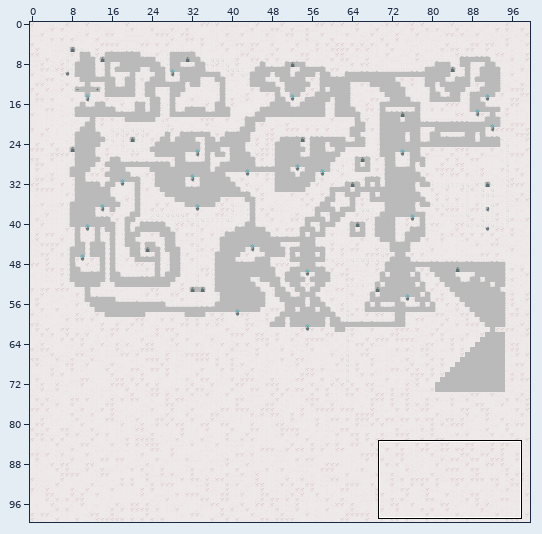
One commit to this Tiled map: tmx/map.tmx. The first picture is a wide view before the edit; the outline marks the close-up.
Close-up. Before:
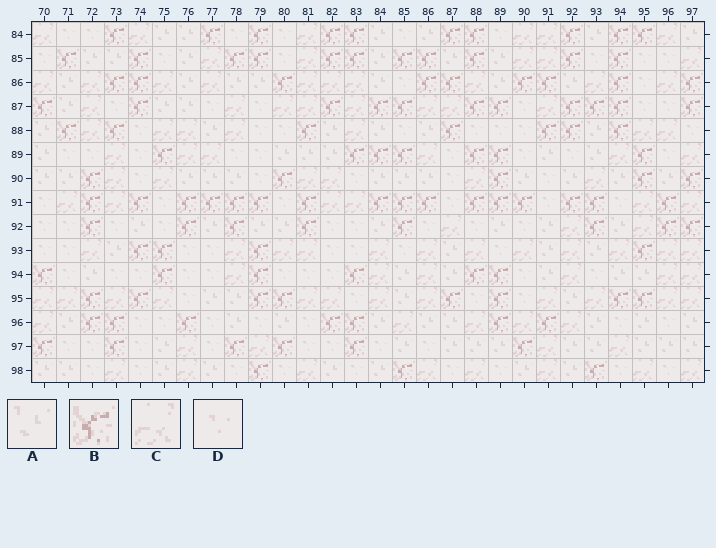
Cells are 16x16 px. Shown: x 70..97, y 84..98. The commit also changed other parts of the map, which this record leaves out.
Key: from "TestSet": A 0, B 1, C 2, D 3.
_ is an empty cell, # one hidden under a higher layer.
Layer "Collision" before, first column x 70:
84 CDDBCAABDBDCBBADABBDCCBABBCA
85 DBAABDACBBDCBBABBABACCBDBDDC
86 CACBBCACAABCCCADBBCABBACBDCB
87 BACDBAADCDCCBCBBCCBBDCBBBDDB
88 ABCBDCCACDDBACADABDDDBBABCCD
89 ADDCDBCCDDAAABBBCDBBDADACBDC
90 AABCDCAAADBCCDAAADCBADACABAB
91 DCBCBDBBBBDBCCBBBDBBBDBBDCBC
92 DDBDADBABAABDDABDCDADACBACBB
93 DDCABBDDCBCCDDCDCACDCACACBCC
94 BDADDBDDCBDDDBCACABBDACDAACC
95 CCBCBCDAABBCCDCACBDBDCACBBCC
96 CABBDDBDADADBBACAACBCBCADADA
97 BDDBDACDBCBDDBDADAAABCAACAAA
98 AADCDACADBDCADABCDCDACABDCDC
New version:
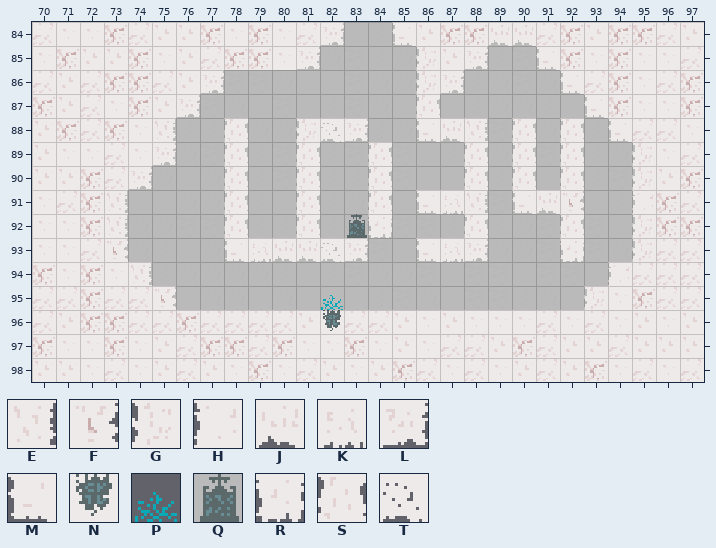
Further tiles: from "TestSet": E 8, F 9, G 10, H 11, J 12, K 13, L 14, M 15, N 16, P 19, Q 20, R 24, S 25, T 31.
The exact change:
{"where": "layer \"Background\""}
{"y":92,"x":83,"old":"#","new":"Q"}
{"where": "layer \"Collision\""}
{"y":84,"x":82,"old":"BBAD","new":"L__M"}
{"y":84,"x":89,"old":"DC","new":"JJ"}
{"y":85,"x":81,"old":"CBBABB","new":"L____G"}
{"y":85,"x":88,"old":"BACC","new":"L__M"}
{"y":86,"x":77,"old":"CAABCCCADBBCABBA","new":"L________GL____M"}
{"y":87,"x":76,"old":"ADCDCCBCBBCCBBDCBB","new":"L_________S______M"}
{"y":88,"x":75,"old":"CCACDDBACADABDDDBBAB","new":"E__S__G_L__MJE_S_S_M"}
{"y":89,"x":75,"old":"BCCDDAAABBBCDBBDADACB","new":"L__S__S__S___S_S_S__G"}
{"y":90,"x":74,"old":"DCAAADBCCDAAADCBADACAB","new":"L___S__S__S___S_S_S__G"}
{"y":91,"x":73,"old":"CBDBBBBDBCCBBBDBBBDBBDC","new":"E____S__S__S_MKE_MJF__H"}
{"y":92,"x":73,"old":"DADBABAABDDABDCDADACBAC","new":"E____S__S__R___S___S__G"}
{"y":93,"x":73,"old":"ABBDDCBCCDDCDCACDCACACB","new":"F____MKJJ_L__MKL___R__G"}
{"y":94,"x":72,"old":"A","new":"B"}
{"y":94,"x":74,"old":"DBDDCBDDDBCACABBDACDAA","new":"E___________________HC"}
{"y":95,"x":74,"old":"BCDAABBCCDCACBDBDCACB","new":"CF_________________GD"}
{"y":96,"x":74,"old":"DD","new":"CC"}
{"y":96,"x":77,"old":"DADADBBACA","new":"CCCCANCCAD"}
{"y":96,"x":88,"old":"CBCBCA","new":"DDDCDC"}
{"y":97,"x":77,"old":"D","new":"B"}
{"y":97,"x":87,"old":"AA","new":"CC"}
{"where": "layer \"Foreground\""}
{"y":88,"x":82,"old":"_","new":"T"}
{"y":93,"x":82,"old":"_","new":"T"}
{"y":95,"x":82,"old":"_","new":"P"}
